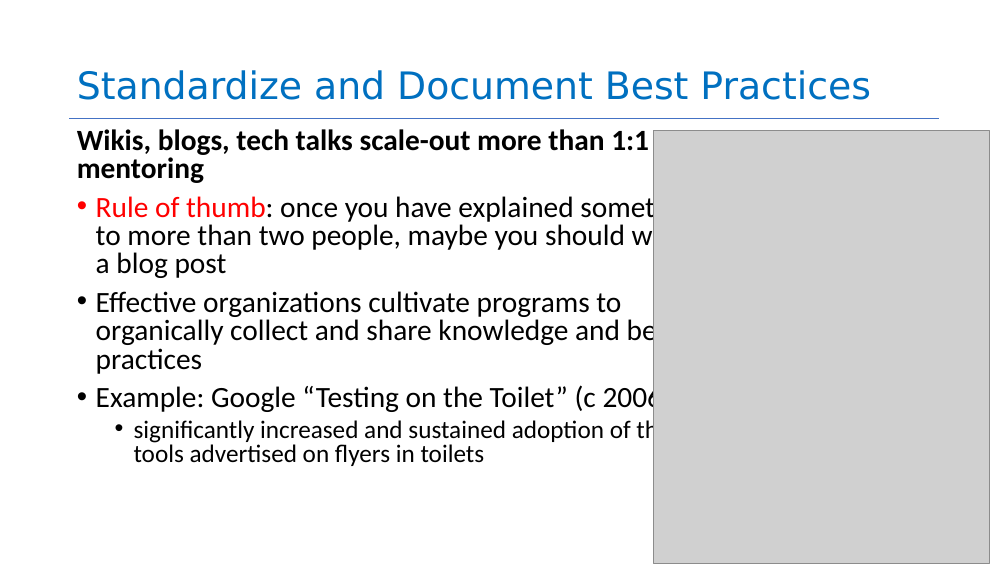
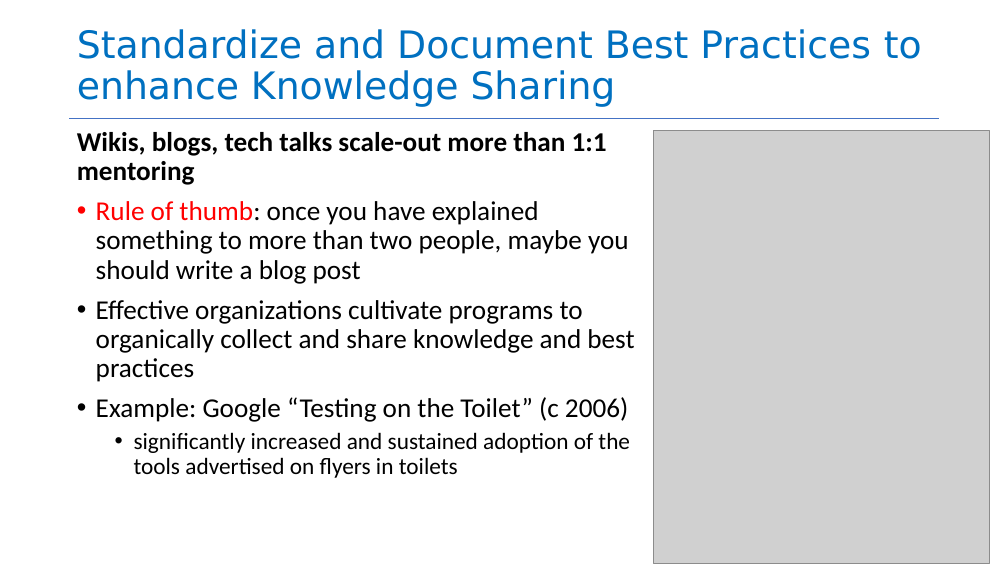
Before and after one commit to neu-se/CS4530-Fall-2026, a slide deck: slide 18 of Slides/Module 07.2 Teams.pptx. Drawn at 1008x567 pixels with LibreOffice and Linux fonts; fonts in the diff are those of the drawing; grey boxes stand for pictures. Boxes give left, top, right and bottom in pixels: in the first picture for what was removed or moved away, otherwise in the second. Text is boxed around its words. In the diff, an @@ line names an element or a change of style, - is before the commit and + after.

```diff
--- a/Slides/Module 07.2 Teams.pptx
+++ b/Slides/Module 07.2 Teams.pptx
@@ title at bbox=[77, 29, 922, 107]: text changed @@
-Standardize and Document Best Practices
+Standardize and Document Best Practices to enhance Knowledge Sharing
@@ text "Wikis, blogs, tech talks scale-out ..." at bbox=[77, 132, 634, 478]: size 28 to 25.9 pt in "Wikis, blogs, tech talks scale-out more than ...", "Rule of thumb: once you have explained ...", "Effective organizations cultivate programs to organically co ...", "Example: Google “Testing on the Toilet” (c ..."; size 24 to 22.2 pt in "significantly increased and sustained adoption of the ..."; line spacing 0.8 to 0.9 @@
```
Also in this commit, not shown: 12 other slides changed, 3 slides added, 3 slides removed, 6 other files.
